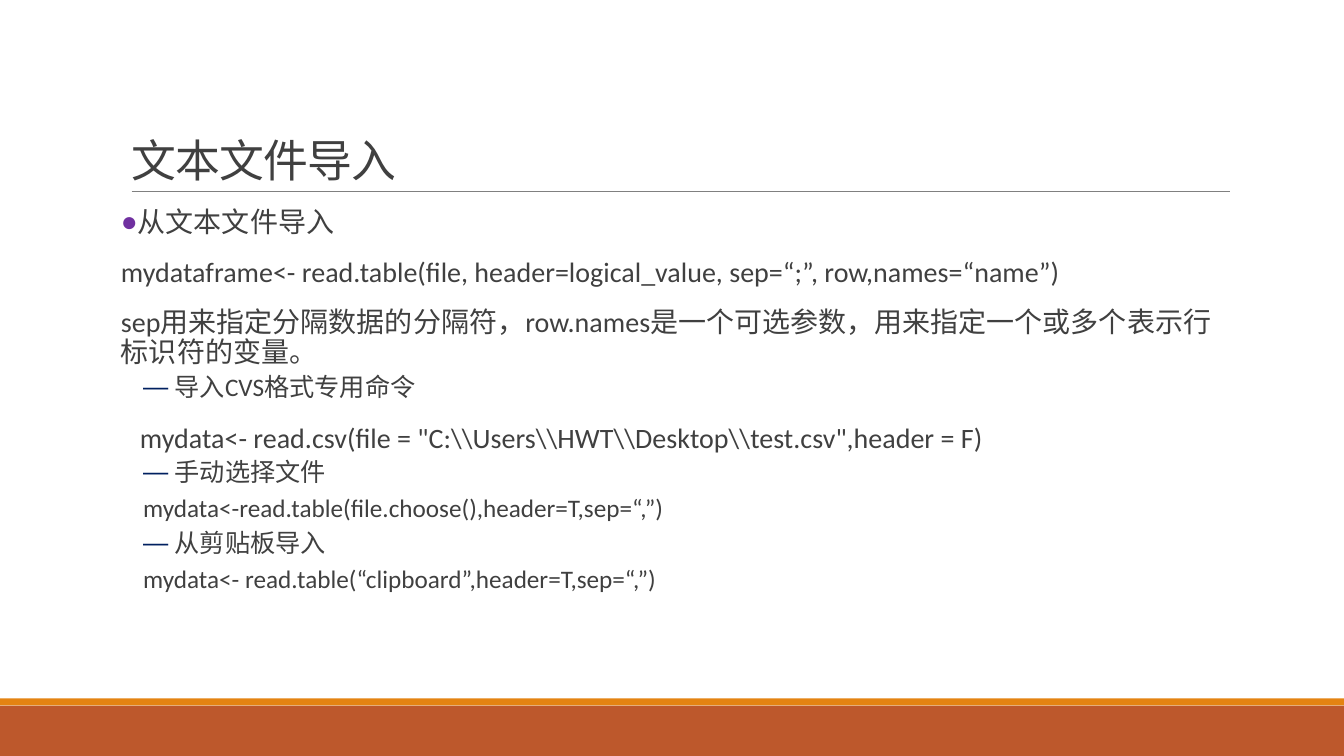
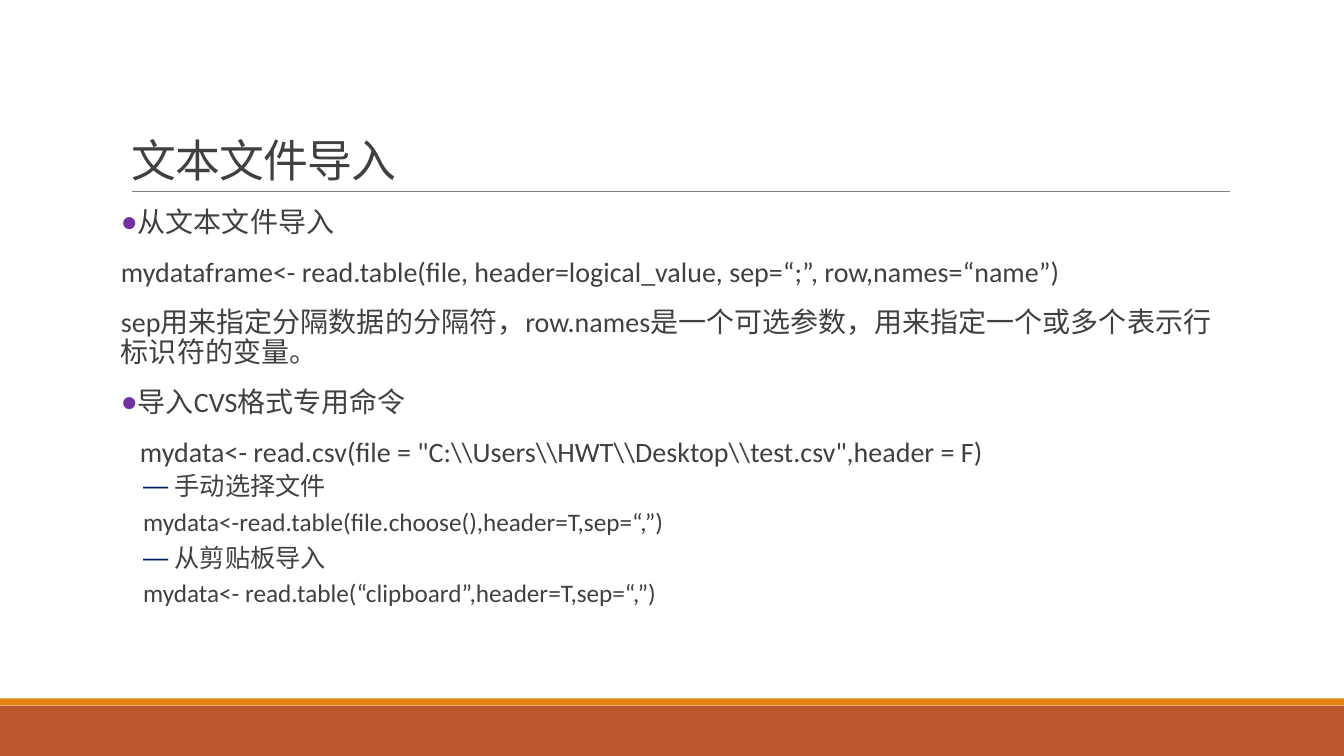
Before and after one commit to exoplanetX/DataAnalytics, a slide deck: slide 25 of 实验2-变量-导入和包.pptx (slide 24 before the commit). Drawn at 1344x756 pixels with LibreOffice and Linux fonts; fonts in the diff are those of the drawing. Boxes give left, top, right and bottom in pixels: in the first picture for what was removed or moved away, otherwise in the second. Text is boxed around its words. In the diff, an @@ line names an element or a change of style, - is before the commit and + after.

```diff
--- a/实验2-变量-导入和包.pptx
+++ b/实验2-变量-导入和包.pptx
@@ text at <box>138,388,406,415</box>: size 18 to 20 pt in "导入CVS格式专用命令"; bullet — to ●; list level 2 to 1 in "导入CVS格式专用命令"; bullet colour #002060 to #7030A0 @@
```
Also in this commit, not shown: 4 other slides changed, 1 slide added.
